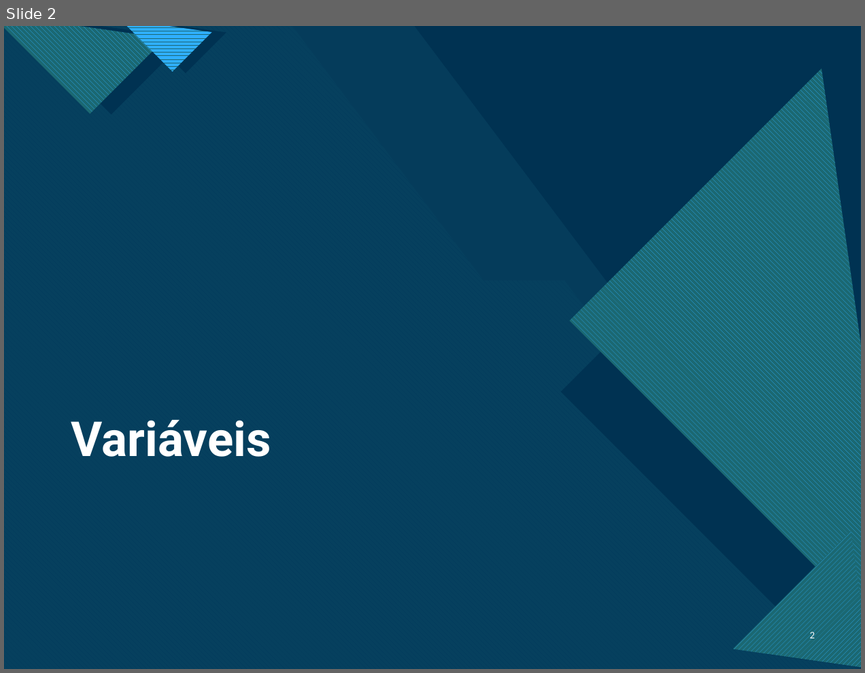
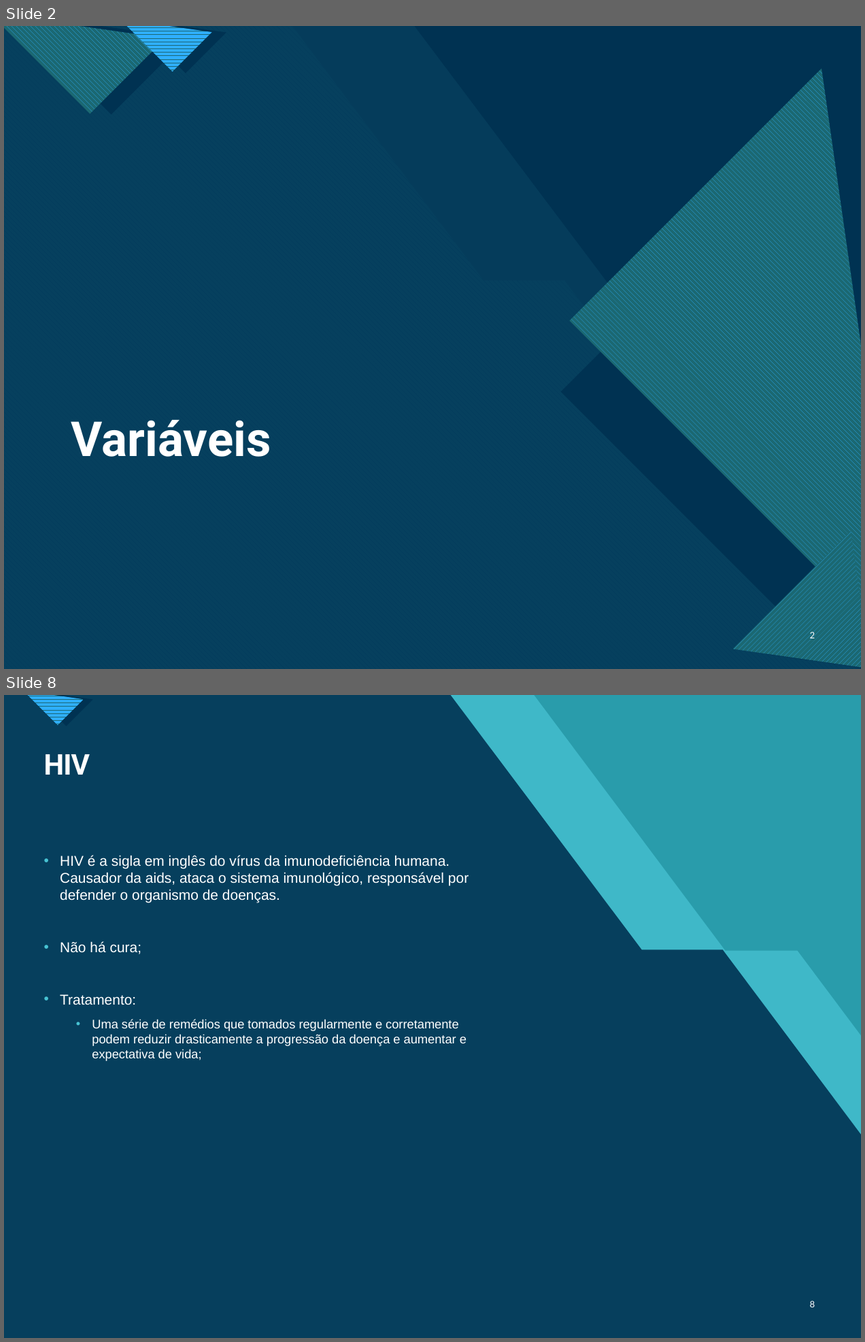
Before and after one commit to adrialmaia/AnaliseExploratoriaDados, a slide deck: ApresentaçãoAED_ AC5e6.pptx. Shown one above the other, each under a label of ours: slide 2 before the commit, slides 2 and 8 after it; the slides between them are not shown. The pictures are 865x673 and 865x1342 pixels, drawn with LibreOffice and Linux fonts; fonts in the diff are those of the drawing. Boxes give left, top, right and bottom in pixels: in the first picture for what was removed or moved away, otherwise in the second. Text is boxed around its words. In the diff, an @@ line names an element or a change of style, - is before the commit and + after.

```diff
--- a/ApresentaçãoAED_ AC5e6.pptx
+++ b/ApresentaçãoAED_ AC5e6.pptx
@@ slide 8 added at box(4, 695, 861, 1338), background #47C3D3; not listed: 11 template elements that a slide beside it also shows @@
@@ rectangle added at box(4, 695, 861, 1338), fill #299CAB @@
@@ rectangle added at box(4, 695, 861, 1338), fill #299CAB @@
@@ freeform shape added at box(4, 695, 861, 1338), fill #47C3D3 at 74% opacity @@
@@ title added at box(44, 754, 90, 775), 24 pt, text #FFFFFF, bold @@
+HIV
@@ text added at box(60, 855, 468, 1061), 12 pt, text #FFFFFF @@
+• HIV é a sigla em inglês do vírus da imunodeficiência humana. Causador da aids, ataca o sistema imunológico, responsável por defender o organismo de doenças.
+• Não há cura;
+• Tratamento:
+  • Uma série de remédios que tomados regularmente e corretamente podem reduzir drasticamente a progressão da doença e aumentar e expectativa de vida;
@@ page number added at box(810, 1300, 815, 1307), 7.5 pt, text #FFFFFF @@
+8
```
Also in this commit, not shown: 3 slides changed, 13 other slides added, 13 slides removed, 1 other file.
